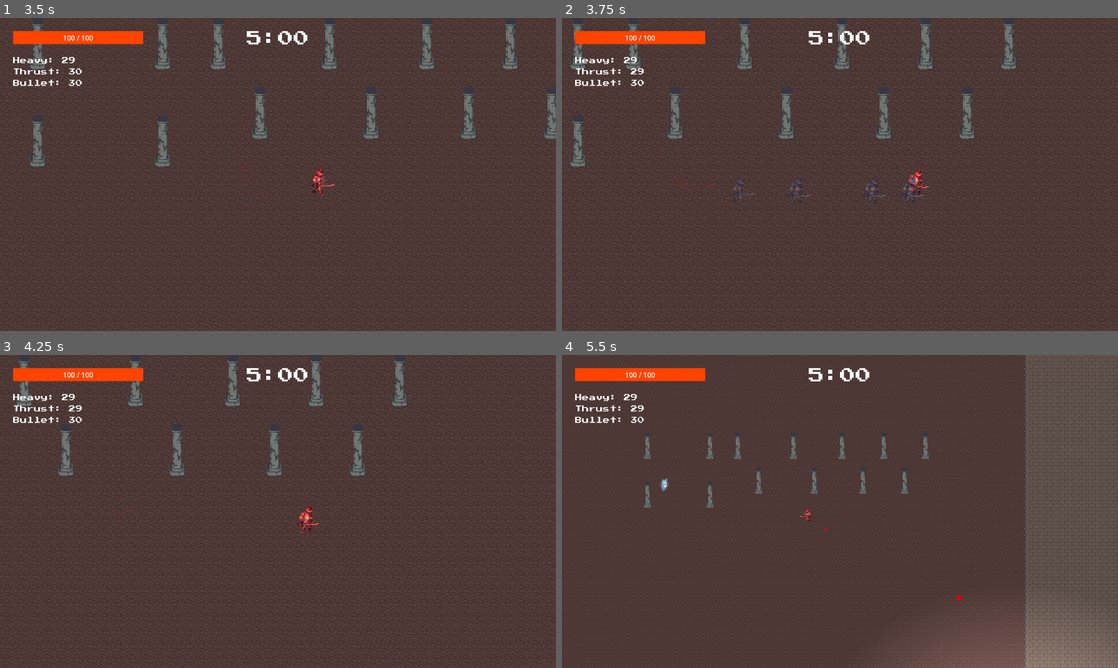
Above: before the commit, frames 1-4 (two rows, left to right).
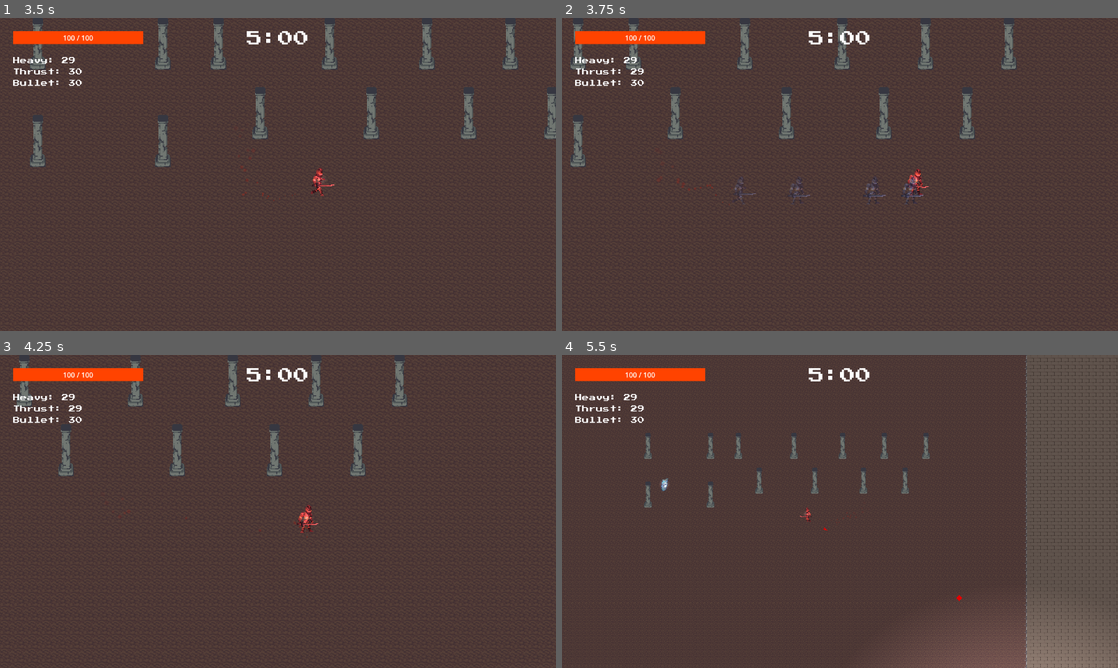
Above: after the commit, the same moments.

Repository: Sai-11011/godot-game-jam
Game: Godot game, scene res://Scenes/start_ui.tscn
The game is run twice, just before and just after one commit, with the same random seed, the same clock (stepped at 60 frames per second) and the same inputs. The engine's default icon, where the game draws it, is replaced by a stand-in: a white triangle on a blue panel in a dark square.
Inputs (mouse positions are in pixels of both pictures, inside the frame that each line leads up to):
- Up to frame 1 (3.5 s): click "Play" at 0.5 s; move the mouse to (400, 158) at 1.27 s; press the mouse at (400, 158) at 1.28 s; hold D (right) 1.28-2.03 s; tap H (heavy) at 1.55, 2.1, 3.05 s; move the mouse to (166, 190) at 2.02 s; release the mouse at (166, 190) at 2.03 s; hold S (down) 2.03-2.78 s; click (166, 190) at 2.3 s; move the mouse to (333, 105) at 2.77 s; press the mouse at (333, 105) at 2.78 s; hold D (right) from 2.78 s (still down)
- Up to frame 2 (3.75 s): move the mouse to (812, 237) at 3.52 s; release D (right) at 3.53 s; release the mouse at (812, 237) at 3.53 s; hold K (thrust) from 3.53 s (still down); tap L (bullet) at 3.6 s
- Up to frame 3 (4.25 s): keep holding K (thrust); click (250, 574) at 3.8 s
- Up to frame 4 (5.5 s): move the mouse to (1006, 558) at 4.27 s; release K (thrust) at 4.28 s; hold H (heavy) 4.28-5.03 s; hold A (left) from 4.28 s (still down); move the mouse to (673, 464) at 5.02 s; tap Z (zoom) at 5.1 s; click (673, 464) at 5.3 s

Frame 1 is identical in both runs. In frame 2, less than 0.1% of the frame differs, in the area x 28-66%, y 48-60%; in frame 3, less than 0.1%; in frame 4, 1.0%, in the area x 14-100%, y 0-100%.

Commit message:
Implementing Flash Red and fix hit direction
Changed friction so the floor feels less slippery.
Implemented flash_red() so player flashes red when hit.
Fixed player hit direction.

Diff:
--- a/Scripts/player.gd
+++ b/Scripts/player.gd
@@ -12,13 +12,14 @@
 #STATS
 var attack_stats := PlayerData.attack_stats
 var acceleration = 800
-var friction = 900
+var friction = 1000
 var can_attack: bool = true
 var can_heavy_attack: bool = true
 var facing_dir: String = "right"
 var current_zoom := 2.0
 var spawn_radius:= 800
 var is_attacking: bool = false
+var is_hit: bool = false
 var is_dead: bool = false
 var is_invincible: bool = false
 var knockback_velocity: Vector2 = Vector2.ZERO
@@ -54,9 +55,15 @@
 			sprite.play("walk_" + facing_dir)
 		velocity = velocity.move_toward(direction * speed, acceleration * delta)
 	else:
-		if not is_attacking and sprite.animation != "hit":
+		if not is_attacking and not is_hit:
 			sprite.play("idle_" + facing_dir)
 		velocity = velocity.move_toward(Vector2.ZERO, friction * delta)
+
+	if facing_dir == "left" and is_hit:
+		sprite.scale.x = -1
+	else:
+		sprite.scale.x = 1
+
 	move_and_slide()
 
 	update_compass(red_pointer, "red")
@@ -437,18 +444,29 @@
 
 	if PlayerData.current_health <= 0:
 		is_dead = true
+		is_hit = true
 		sprite.play("hit")
+		flash_red()
 		await sprite.animation_finished
+		is_hit = false
 		if is_inside_tree():
 			die()
 	else:
+		is_hit = true
 		sprite.play("hit")
+		flash_red()
 		await sprite.animation_finished # Wait for the hit flash to end
+		is_hit = false
 
 		# UNLOCK THE ANIMATION:
 		# Change the string away from "hit" so _physics_process can take over again!
 		if sprite.animation == "hit" and not is_dead:
 			sprite.play("idle_" + facing_dir)
+
+func flash_red():
+	sprite.modulate = Color(1, 0.3, 0.3, 0.7)
+	await get_tree().create_timer(0.15).timeout
+	sprite.modulate = Color(1, 1, 1)
 
 func die():
 	if get_tree() != null:
